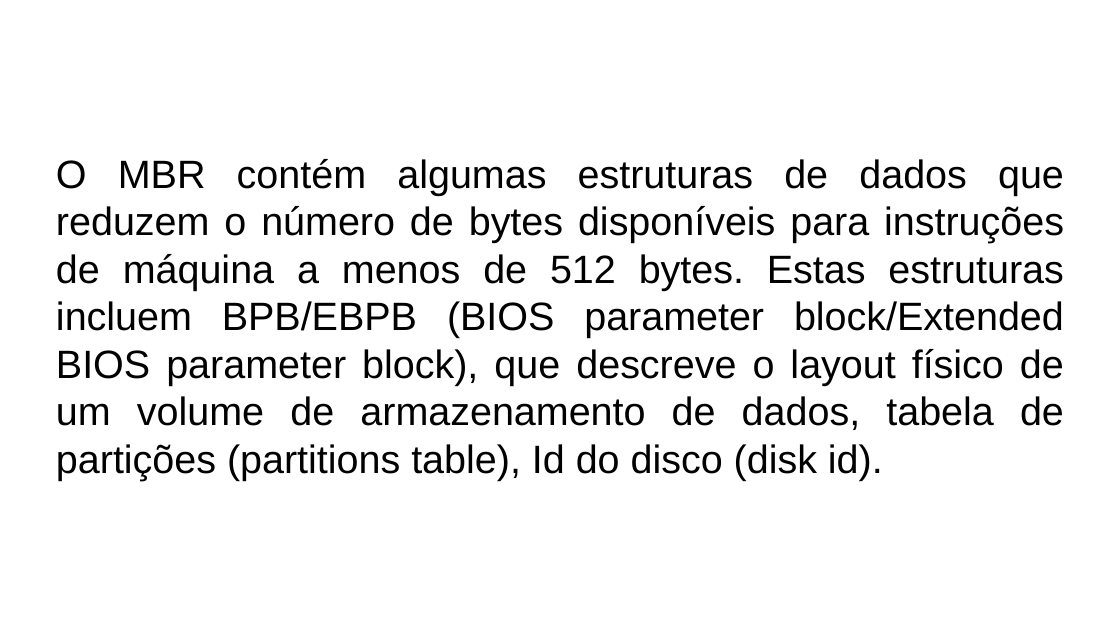
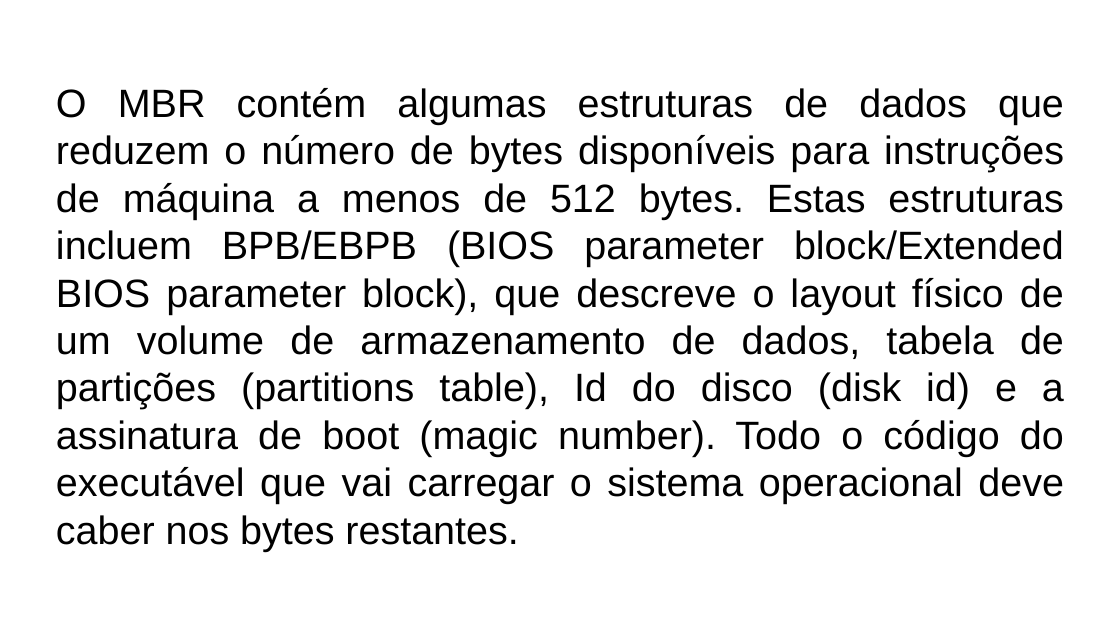
Before and after one commit to LeandroApAlmeida/Bootloader, a slide deck: slide 17 of doc/Fakenix.odp (slide 18 before the commit). Drawn at 1120x630 pixels with LibreOffice and Linux fonts; fonts in the diff are those of the drawing. Boxes give left, top, right and bottom in pixels: in the first picture for what was removed or moved away, otherwise in the second. Text is boxed around its words. In the diff, an @@ line names an element or a change of style, - is before the commit and + after.

```diff
--- a/doc/Fakenix.odp
+++ b/doc/Fakenix.odp
@@ text at bbox=[56, 88, 1064, 551]: text changed @@
-O MBR contém algumas estruturas de dados que reduzem o número de bytes disponíveis para instruções de máquina a menos de 512 bytes. Estas estruturas incluem BPB/EBPB (BIOS parameter block/Extended BIOS parameter block), que descreve o layout físico de um volume de armazenamento de dados, tabela de partições (partitions table), Id do disco (disk id).
+O MBR contém algumas estruturas de dados que reduzem o número de bytes disponíveis para instruções de máquina a menos de 512 bytes. Estas estruturas incluem BPB/EBPB (BIOS parameter block/Extended BIOS parameter block), que descreve o layout físico de um volume de armazenamento de dados, tabela de partições (partitions table), Id do disco (disk id) e a assinatura de boot (magic number). Todo o código do executável que vai carregar o sistema operacional deve caber nos bytes restantes.
```
Also in this commit, not shown: 26 other slides changed, 5 slides added, 7 slides removed, 2 other files.
